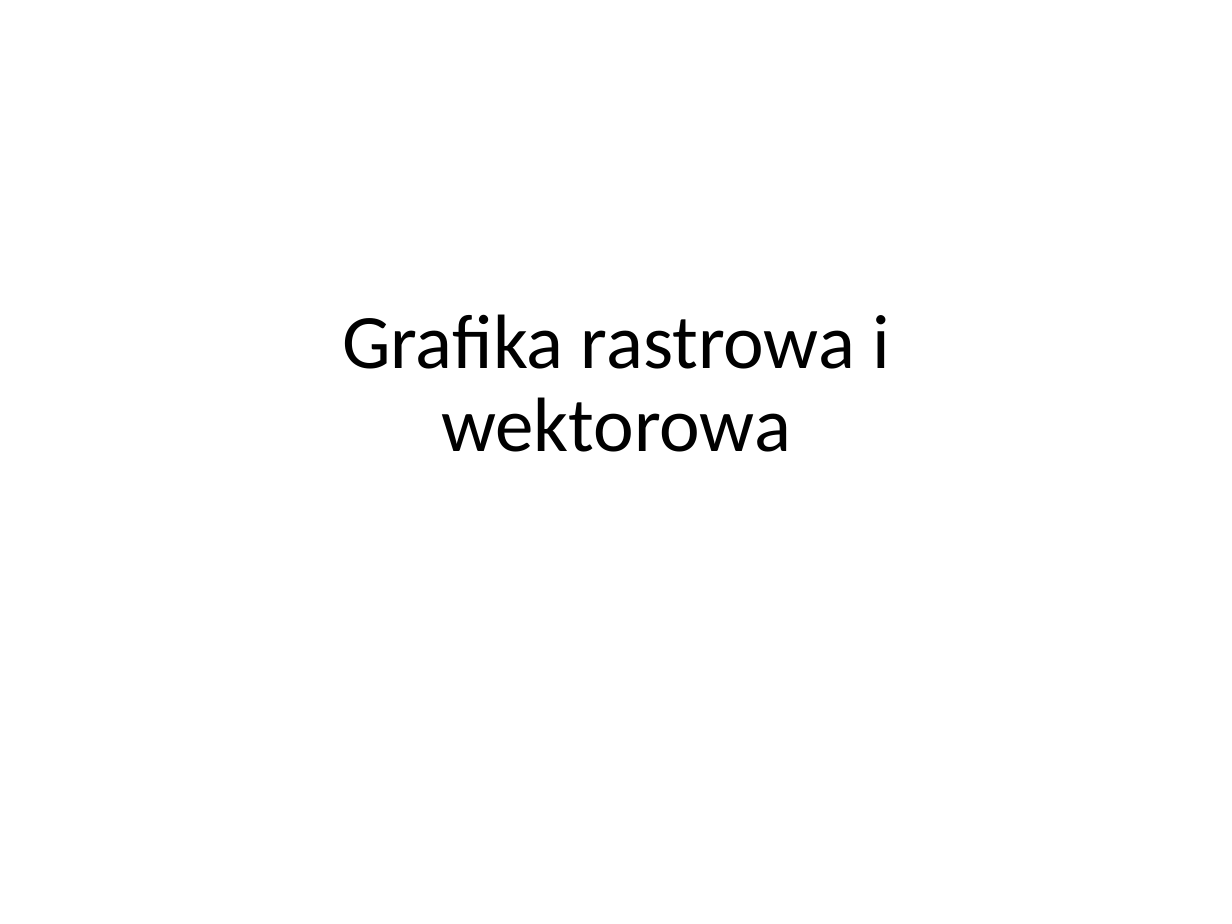
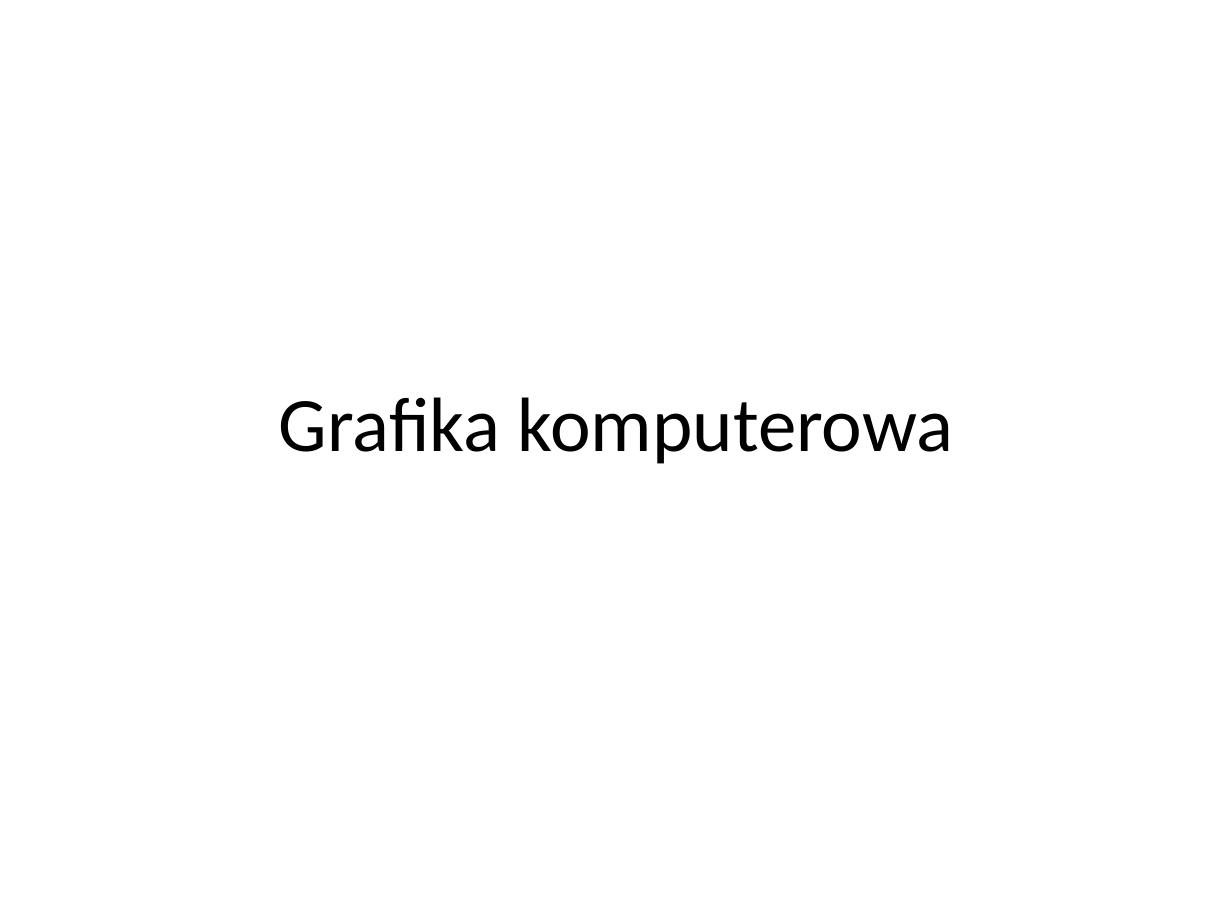
Before and after one commit to blackbat13/cs-lut, a slide deck: slide 1 of Grafika/Grafika rastrowa i wektorowa.pptx. Drawn at 1232x924 pixels with LibreOffice and Linux fonts; fonts in the diff are those of the drawing. Boxes give left, top, right and bottom in pixels: in the first picture for what was removed or moved away, otherwise in the second. Text is boxed around its words. In the diff, an @@ line names an element or a change of style, - is before the commit and + after.

```diff
--- a/Grafika/Grafika rastrowa i wektorowa.pptx
+++ b/Grafika/Grafika rastrowa i wektorowa.pptx
@@ title at box(279, 397, 953, 464): text changed @@
-Grafika rastrowa i wektorowa
+Grafika komputerowa
```
Also in this commit, not shown: 6 slides added, 2 slides removed.
